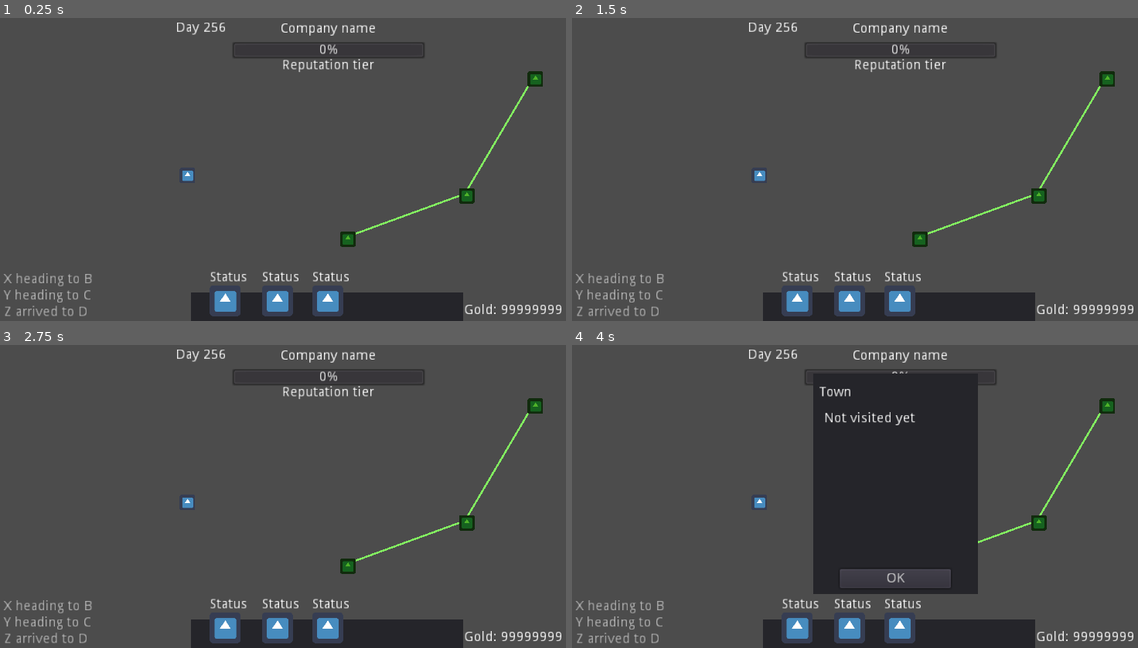
Above: before the commit, frames 1-4 (two rows, left to right).
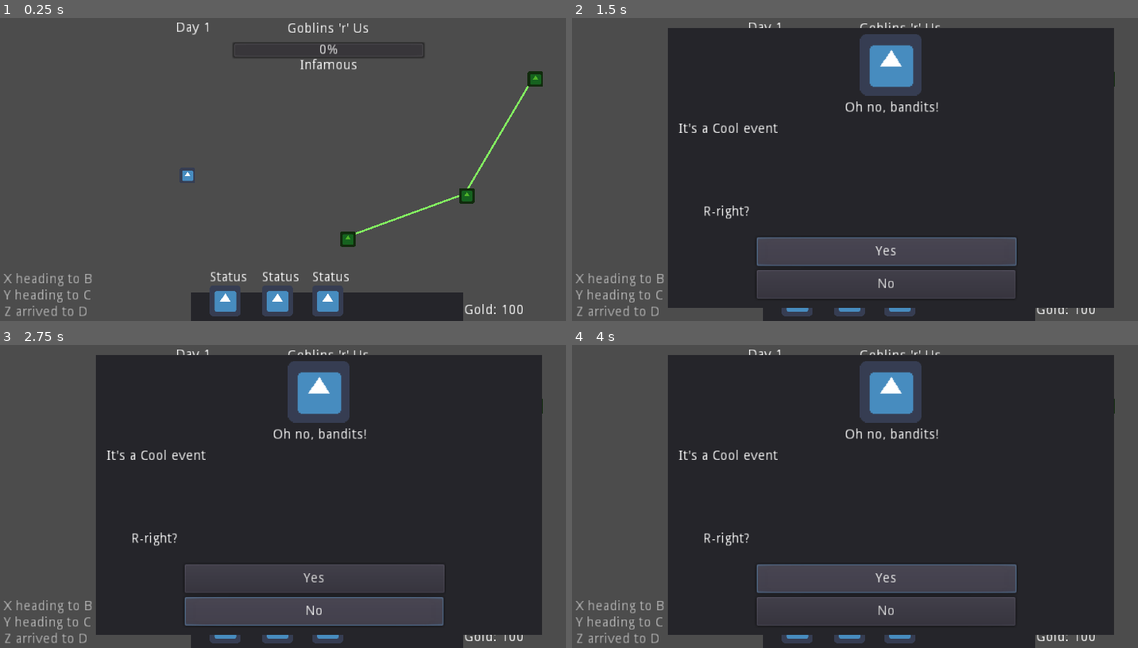
Above: after the commit, the same moments.

Repository: coderaurus/ludumdare-53
Game: Godot game, scene res://scenes/Main.tscn
Same seed, same stepped clock (60 frames per second), same inputs: the game is played once before the commit and once after it. The engine's default icon, where the game draws it, is replaced by a stand-in: a white triangle on a blue panel in a dark square.
Inputs (mouse positions are in pixels of both pictures, inside the frame that each line leads up to):
- Up to frame 1 (0.25 s): no input
- Up to frame 2 (1.5 s): click (917, 239) at 0.52 s; click (888, 251) at 1.25 s, where only the run after the commit has a clickable "Yes"
- Up to frame 3 (2.75 s): click (311, 611) at 2 s, where only the run after the commit has a clickable "No"
- Up to frame 4 (4 s): click (798, 626) at 2.77 s; click (917, 566) at 3.52 s

The runs differ from the first frame. In frame 1, 0.7% of the frame differs, in the area x 36-100%, y 1-98%; in frame 2, 62%; in frame 3, 63%, in the area x 16-100%, y 1-98%; in frame 4, 49%.

Commit message:
Add event window functionality

Diff:
--- a/project.godot
+++ b/project.godot
@@ -9,10 +9,35 @@
 config_version=4
 
 _global_script_classes=[ {
+"base": "Node2D",
+"class": "Company",
+"language": "GDScript",
+"path": "res://scripts/Company.gd"
+}, {
+"base": "Control",
+"class": "Company_UI",
+"language": "GDScript",
+"path": "res://scripts/ui/Company.gd"
+}, {
+"base": "Node2D",
+"class": "Event",
+"language": "GDScript",
+"path": "res://scripts/map/Event.gd"
+}, {
+"base": "Panel",
+"class": "Event_Window",
+"language": "GDScript",
+"path": "res://scripts/ui/Event_Window.gd"
+}, {
 "base": "Node",
 "class": "Game",
 "language": "GDScript",
 "path": "res://scripts/Game.gd"
+}, {
+"base": "Node2D",
+"class": "Map",
+"language": "GDScript",
+"path": "res://scripts/map/Map.gd"
 }, {
 "base": "Line2D",
 "class": "Road",
@@ -40,7 +65,12 @@
 "path": "res://scripts/ui/Unit_Button.gd"
 } ]
 _global_script_class_icons={
+"Company": "",
+"Company_UI": "",
+"Event": "",
+"Event_Window": "",
 "Game": "",
+"Map": "",
 "Road": "",
 "Settlement": "",
 "Settlement_Button": "",
--- a/scenes/Main.tscn
+++ b/scenes/Main.tscn
@@ -11,6 +11,11 @@
 [ext_resource path="res://scripts/ui/Unit_Button.gd" type="Script" id=9]
 [ext_resource path="res://scripts/map/Unit.gd" type="Script" id=10]
 [ext_resource path="res://scripts/ui/Unit_Window.gd" type="Script" id=11]
+[ext_resource path="res://scripts/Company.gd" type="Script" id=12]
+[ext_resource path="res://scripts/ui/Company.gd" type="Script" id=13]
+[ext_resource path="res://scripts/map/EventManager.gd" type="Script" id=14]
+[ext_resource path="res://scenes/map/Event.tscn" type="PackedScene" id=15]
+[ext_resource path="res://scripts/ui/Event_Window.gd" type="Script" id=16]
 
 [sub_resource type="CircleShape2D" id=1]
 radius = 8.06226
@@ -18,7 +23,15 @@
 [node name="Main" type="Node2D"]
 script = ExtResource( 2 )
 
+[node name="Node2D" type="Node2D" parent="."]
+
+[node name="Events" type="Node2D" parent="."]
+script = ExtResource( 14 )
+
+[node name="Event" parent="Events" instance=ExtResource( 15 )]
+
 [node name="Company" type="Node2D" parent="."]
+script = ExtResource( 12 )
 
 [node name="Units" type="Node2D" parent="Company"]
 
@@ -99,6 +112,8 @@
 margin_top = 5.0
 margin_right = 40.0
 margin_bottom = 45.0
+script = ExtResource( 13 )
+c_path = NodePath("../../Company")
 
 [node name="Title" type="Label" parent="UI/Company"]
 anchor_left = 0.5
@@ -128,6 +143,20 @@
 text = "Reputation tier"
 align = 1
 
+[node name="Gold" type="Label" parent="UI"]
+margin_left = 480.0
+margin_top = 302.0
+margin_right = 582.0
+margin_bottom = 316.0
+text = "Gold: 99999999"
+
+[node name="Days" type="Label" parent="UI"]
+margin_left = 182.0
+margin_top = 9.0
+margin_right = 234.0
+margin_bottom = 23.0
+text = "Day 256"
+
 [node name="Settlements" type="Control" parent="UI"]
 margin_right = 40.0
 margin_bottom = 40.0
@@ -479,19 +508,20 @@
 margin_top = -304.0
 margin_right = 561.0
 margin_bottom = -14.0
+script = ExtResource( 16 )
 
 [node name="Name" type="Label" parent="UI/Event/Window"]
 margin_left = 183.0
-margin_top = 9.0
+margin_top = 76.0
 margin_right = 281.0
-margin_bottom = 23.0
+margin_bottom = 90.0
 text = "Oh no, bandits!"
 
 [node name="Banner" type="TextureRect" parent="UI/Event/Window"]
 margin_left = 199.0
-margin_top = 27.0
+margin_top = 6.0
 margin_right = 263.0
-margin_bottom = 91.0
+margin_bottom = 70.0
 texture = ExtResource( 3 )
 
 [node name="Description" type="Label" parent="UI/Event/Window"]
@@ -572,20 +602,6 @@
 margin_right = 154.0
 margin_bottom = 173.0
 text = "OK"
-
-[node name="Gold" type="Label" parent="UI"]
-margin_left = 480.0
-margin_top = 302.0
-margin_right = 582.0
-margin_bottom = 316.0
-text = "Gold: 99999999"
-
-[node name="Days" type="Label" parent="UI"]
-margin_left = 182.0
-margin_top = 9.0
-margin_right = 234.0
-margin_bottom = 23.0
-text = "Day 256"
 
 [connection signal="on_inspect" from="Company/Units/Unit" to="Company/Units/Unit" method="_on_inspect"]
 [connection signal="on_enter" from="Map/Settlements/Settlement" to="Map/Settlements/Settlement" method="_on_enter"]
--- /dev/null
+++ b/scenes/map/Event.tscn
@@ -0,0 +1,9 @@
+[gd_scene load_steps=3 format=2]
+
+[ext_resource path="res://icon.png" type="Texture" id=1]
+[ext_resource path="res://scripts/map/Event.gd" type="Script" id=2]
+
+[node name="Event" type="Node2D"]
+script = ExtResource( 2 )
+banner = ExtResource( 1 )
+event_type = "Conflict"
--- /dev/null
+++ b/scripts/Company.gd
@@ -0,0 +1,30 @@
+extends Node2D
+
+class_name Company
+
+export var company_name = "Goblins 'r' Us"
+export var gold = 100
+export var reputation = 0.0 # percent
+export var reputation_titles = ["Infamous", "Known", "Acknowledged", "Revered"]
+
+onready var units = $Units
+
+var active_days = 1 # get this from a separate component
+
+# Called when the node enters the scene tree for the first time.
+func _ready():
+	pass # Replace with function body.
+
+
+func get_reputation_title():
+	var title
+	if reputation > 0.99:
+		title = reputation_titles[3]
+	elif reputation > 0.5:
+		title = reputation_titles[2]
+	elif reputation > 0.25:
+		title = reputation_titles[1]
+	else:
+		title = reputation_titles[0]
+
+	return title
--- a/scripts/Game.gd
+++ b/scripts/Game.gd
@@ -8,3 +8,4 @@
 # Called when the node enters the scene tree for the first time.
 func _ready():
 	System.game = self
+	$Events.generate_initial_event(map.get_settlement(0))
--- /dev/null
+++ b/scripts/map/Event.gd
@@ -0,0 +1,25 @@
+extends Node2D
+class_name Event
+
+export var event_name = "Cool event"
+export var description = "It's a Cool event"
+export var question = "R-right?"
+export var options = ["Yes", "No"]
+export var challenges = ["",""]
+export var banner : Resource
+export(String, "Conflict", "Trade", "Urgency", "Other") var event_type
+export var event_type_names = ["Conflict", "Trade", "Urgency", "Other"]
+export var spawn_chance = 0.2
+export var unit_modifiers = [0, 0.1] # [unit type, modifier]
+export var reward = 25
+
+
+
+# Called when the node enters the scene tree for the first time.
+func _ready():
+	pass # Replace with function body.
+
+
+# Called every frame. 'delta' is the elapsed time since the previous frame.
+#func _process(delta):
+#	pass
--- /dev/null
+++ b/scripts/map/EventManager.gd
@@ -0,0 +1,14 @@
+extends Node2D
+
+var events = get_children()
+
+onready var event_scene = preload("res://scenes/map/Event.tscn")
+
+# Called when the node enters the scene tree for the first time.
+func _ready():
+	pass # Replace with function body.
+
+func generate_initial_event(st : Settlement):
+	var e = event_scene.instance()
+	add_child(e)
+	st.set_event(e)
--- a/scripts/map/Map.gd
+++ b/scripts/map/Map.gd
@@ -1,9 +1,7 @@
 extends Node2D
 
+class_name Map
 
-# Declare member variables here. Examples:
-# var a = 2
-# var b = "text"
 onready var settlements = $Settlements
 
 
@@ -13,7 +11,7 @@
 	pass # Replace with function body.
 
 func get_settlement(index):
-	return settlements.get_child(index).get_script()
+	return settlements.get_child(index)
 # Called every frame. 'delta' is the elapsed time since the previous frame.
 #func _process(delta):
 #	pass
--- a/scripts/map/Settlement.gd
+++ b/scripts/map/Settlement.gd
@@ -13,8 +13,7 @@
 
 var ocurring_events = []
 var event
-
-
+var quest
 
 
 func on_enter():
@@ -27,3 +26,11 @@
 	else:
 		System.game.UI.open_settlement(self)
 	pass # Replace with function body.
+
+
+func set_event(e : Event):
+	event = e
+	# notify player with a visual cue
+
+func set_quest(q):
+	quest = q
--- a/scripts/map/Unit.gd
+++ b/scripts/map/Unit.gd
@@ -4,8 +4,9 @@
 
 export var portrait : Resource
 export var unit_name = "Bob"
-export(int, "Ground", "Flying") var unit_type = 0
-export var unit_type_names = ["Ground", "Flying"]
+export(int, "Goblin", "Centaur", "Hydra", "Dragon") var unit_type = 0
+export var unit_type_names = ["Goblin", "Centaur", "Hydra", "Dragon"]
+export var flies = false
 export var speed = 3
 export var defense = 2
 export var charsima = 1
--- /dev/null
+++ b/scripts/ui/Company.gd
@@ -0,0 +1,31 @@
+extends Control
+
+class_name Company_UI
+# Declare member variables here. Examples:
+# var a = 2
+# var b = "text"
+export var c_path : NodePath # settlement node
+onready var c_node : Company = get_node(c_path)
+
+
+onready var title  = $Title
+onready var reputation_bar  = $Reputation
+onready var reputation_tier = $Reputation/Tier
+onready var gold  = $"../Gold"
+onready var days  = $"../Days"
+
+# Called when the node enters the scene tree for the first time.
+func _ready():
+	pass # Replace with function body.
+
+func init():
+	title.text = c_node.company_name
+	reputation_bar.value = c_node.reputation
+	reputation_tier.text = c_node.get_reputation_title()
+	gold.text = "Gold: %s" % c_node.gold
+	days.text = "Day %s" % c_node.active_days
+
+
+func _process(delta):
+	if c_node.gold != int(gold.text):
+		gold.text = str(c_node.gold)
--- /dev/null
+++ b/scripts/ui/Event_Window.gd
@@ -0,0 +1,41 @@
+extends Panel
+
+class_name Event_Window
+
+onready var event_name = $Name
+onready var banner = $Banner
+onready var description = $Description
+onready var question = $Question
+onready var option_a = $"Option A"
+onready var option_b = $"Option B"
+
+func init(e: Event):
+	event_name = e.event_name
+	banner.texture = e.banner
+	description.text = e.description
+	question.text = e.question
+	option_a.text = e.options[0]
+	option_b.text = e.options[1]
+
+func open(st: Settlement, e:Event, unit: Unit = null):
+
+	init(e)
+
+	var tween = get_tree().create_tween()
+	tween.tween_property(self, "rect_position", Vector2.DOWN * 320, 0.1).as_relative()
+
+	# connect buttons?
+	# do something here
+
+
+func _close():
+	var tween = get_tree().create_tween()
+	tween.tween_property(self, "rect_position", Vector2.UP * 320, 0.1).as_relative()
+
+
+func _on_option_a():
+	print("Option A selected")
+
+
+func _on_option_b():
+	print("Option B selected")
--- a/scripts/ui/UIManager.gd
+++ b/scripts/ui/UIManager.gd
@@ -6,13 +6,15 @@
 onready var quest_window = $"Quest/Window"
 onready var unit_selector = $"Unit Selector/Window"
 onready var unit_window = $"Unit/Window"
+onready var event_window = $"Event/Window"
 onready var log_panel = $Log
 onready var settlements = $Settlements
 onready var gold = $Gold
+onready var company = $Company
 
 func _ready():
 	_init_menu()
-
+	$Company.init()
 
 
 func _init_menu():
@@ -30,8 +32,14 @@
 		_toggle_menu()
 
 
+func open_event(st: Settlement, e:Event, unit: Unit):
+	event_window.open(st, e, unit)
+
 func open_settlement(settlement, event = null):
-	settlement_window.open(settlement, event)
+	if event != null:
+		event_window.open(settlement, event)
+	else:
+		settlement_window.open(settlement, event)
 
 func open_unit(unit):
 	unit_window.open(unit)
Not shown: 1 places in scenes/Main.tscn that only renumber resources
